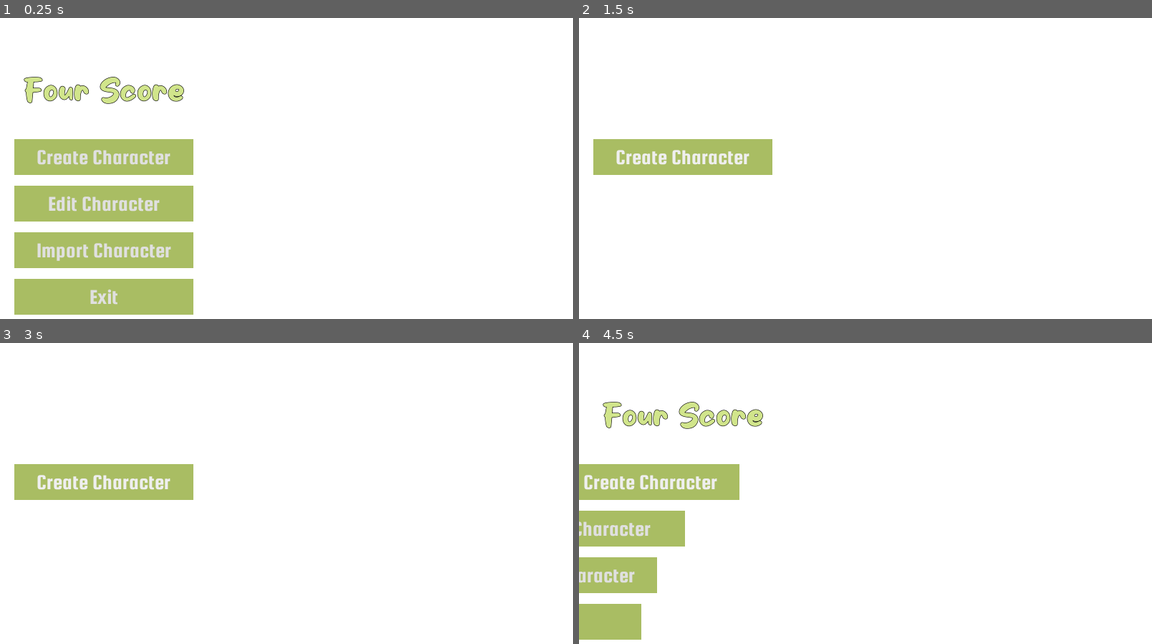
Above: before the commit, frames 1-4 (two rows, left to right).
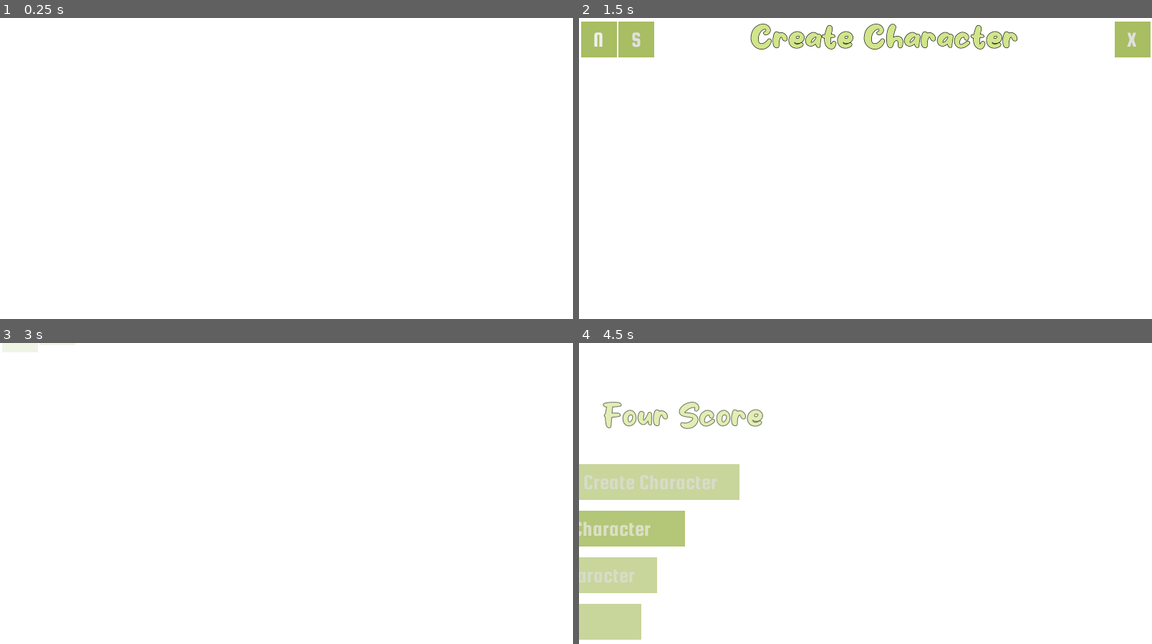
Above: after the commit, the same moments.

Repository: wamiqurrehman093/four_score
Game: Godot game, scene res://source/Main/Main.tscn
The game is run twice, just before and just after one commit, with the same random seed, the same clock (stepped at 60 frames per second) and the same inputs.
Inputs (mouse positions are in pixels of both pictures, inside the frame that each line leads up to):
- Up to frame 1 (0.25 s): no input
- Up to frame 2 (1.5 s): click "Create Character" at 0.5 s; click (596, 39) at 1.25 s, where only the run after the commit has a clickable "N"
- Up to frame 3 (3 s): click (57, 364) at 2 s, where only the run after the commit has a clickable "S"; click (555, 364) at 2.75 s, where only the run after the commit has a clickable "X"
- Up to frame 4 (4.5 s): click "Create Character" (after the commit: "Edit Character") at 3.5 s; tap Enter at 4.25 s; move the mouse to (991, 487) at 4.27 s

The runs differ from the first frame. In frame 1, 16% of the frame differs, in the area x 2-34%, y 19-99%; in frame 2, 7.5%; in frame 3, 3.6%; in frame 4, 7.1%.

Commit message:
Main Menu and Create Character Animations update

Diff:
--- a/source/Character/Create.tscn
+++ /dev/null
@@ -1,91 +0,0 @@
-[gd_scene load_steps=11 format=2]
-
-[ext_resource path="res://assets/fonts/milky_honey/MilkyHoney.ttf" type="DynamicFontData" id=1]
-[ext_resource path="res://assets/fonts/squada_one/SquadaOneRegular.ttf" type="DynamicFontData" id=2]
-
-[sub_resource type="DynamicFont" id=1]
-size = 48
-use_filter = true
-font_data = ExtResource( 2 )
-
-[sub_resource type="StyleBoxFlat" id=5]
-bg_color = Color( 0.666667, 0.745098, 0.392157, 1 )
-
-[sub_resource type="StyleBoxFlat" id=6]
-bg_color = Color( 0.666667, 0.745098, 0.392157, 1 )
-
-[sub_resource type="StyleBoxFlat" id=7]
-bg_color = Color( 0.666667, 0.745098, 0.392157, 1 )
-
-[sub_resource type="StyleBoxFlat" id=3]
-bg_color = Color( 0.666667, 0.745098, 0.392157, 1 )
-
-[sub_resource type="StyleBoxFlat" id=8]
-bg_color = Color( 0.666667, 0.745098, 0.392157, 1 )
-
-[sub_resource type="Theme" id=2]
-Button/fonts/font = SubResource( 1 )
-Button/styles/disabled = SubResource( 5 )
-Button/styles/focus = SubResource( 6 )
-Button/styles/hover = SubResource( 7 )
-Button/styles/normal = SubResource( 3 )
-Button/styles/pressed = SubResource( 8 )
-
-[sub_resource type="DynamicFont" id=9]
-size = 72
-outline_size = 1
-outline_color = Color( 0, 0, 0, 1 )
-use_filter = true
-font_data = ExtResource( 1 )
-
-[node name="Create" type="Node2D"]
-
-[node name="Menu" type="CanvasLayer" parent="."]
-
-[node name="Background" type="ColorRect" parent="Menu"]
-anchor_right = 1.0
-anchor_bottom = 1.0
-__meta__ = {
-"_edit_lock_": true
-}
-
-[node name="TitleBar" type="HBoxContainer" parent="Menu"]
-anchor_right = 1.0
-margin_left = 4.0
-margin_top = 8.0
-margin_right = -4.0
-margin_bottom = 88.0
-rect_min_size = Vector2( 0, 80 )
-theme = SubResource( 2 )
-
-[node name="New" type="Button" parent="Menu/TitleBar"]
-margin_right = 80.0
-margin_bottom = 80.0
-rect_min_size = Vector2( 80, 80 )
-text = "N"
-
-[node name="Save" type="Button" parent="Menu/TitleBar"]
-margin_left = 84.0
-margin_right = 164.0
-margin_bottom = 80.0
-rect_min_size = Vector2( 80, 80 )
-text = "S"
-
-[node name="Title" type="Label" parent="Menu/TitleBar"]
-margin_left = 168.0
-margin_right = 1188.0
-margin_bottom = 79.0
-rect_min_size = Vector2( 200, 74 )
-size_flags_horizontal = 3
-custom_colors/font_color = Color( 0.823529, 0.901961, 0.54902, 1 )
-custom_fonts/font = SubResource( 9 )
-text = "Create Character"
-align = 1
-valign = 1
-
-[node name="Exit" type="Button" parent="Menu/TitleBar"]
-margin_left = 1192.0
-margin_right = 1272.0
-margin_bottom = 80.0
-rect_min_size = Vector2( 80, 80 )
-text = "X"
--- /dev/null
+++ b/source/Character/Create/Create.tscn
@@ -0,0 +1,232 @@
+[gd_scene load_steps=14 format=2]
+
+[ext_resource path="res://assets/fonts/milky_honey/MilkyHoney.ttf" type="DynamicFontData" id=1]
+[ext_resource path="res://assets/fonts/squada_one/SquadaOneRegular.ttf" type="DynamicFontData" id=2]
+[ext_resource path="res://source/Character/Create/Menu.gd" type="Script" id=3]
+
+[sub_resource type="DynamicFont" id=1]
+size = 48
+use_filter = true
+font_data = ExtResource( 2 )
+
+[sub_resource type="StyleBoxFlat" id=5]
+bg_color = Color( 0.666667, 0.745098, 0.392157, 1 )
+
+[sub_resource type="StyleBoxFlat" id=6]
+bg_color = Color( 0.666667, 0.745098, 0.392157, 1 )
+
+[sub_resource type="StyleBoxFlat" id=7]
+bg_color = Color( 0.666667, 0.745098, 0.392157, 1 )
+
+[sub_resource type="StyleBoxFlat" id=3]
+bg_color = Color( 0.666667, 0.745098, 0.392157, 1 )
+
+[sub_resource type="StyleBoxFlat" id=8]
+bg_color = Color( 0.666667, 0.745098, 0.392157, 1 )
+
+[sub_resource type="Theme" id=2]
+Button/fonts/font = SubResource( 1 )
+Button/styles/disabled = SubResource( 5 )
+Button/styles/focus = SubResource( 6 )
+Button/styles/hover = SubResource( 7 )
+Button/styles/normal = SubResource( 3 )
+Button/styles/pressed = SubResource( 8 )
+
+[sub_resource type="DynamicFont" id=9]
+size = 72
+outline_size = 1
+outline_color = Color( 0, 0, 0, 1 )
+use_filter = true
+font_data = ExtResource( 1 )
+
+[sub_resource type="Animation" id=11]
+length = 0.001
+tracks/0/type = "value"
+tracks/0/path = NodePath("TitleBar/New:rect_position")
+tracks/0/interp = 1
+tracks/0/loop_wrap = true
+tracks/0/imported = false
+tracks/0/enabled = true
+tracks/0/keys = {
+"times": PoolRealArray( 0 ),
+"transitions": PoolRealArray( 1 ),
+"update": 0,
+"values": [ Vector2( 0, -100 ) ]
+}
+tracks/1/type = "value"
+tracks/1/path = NodePath("TitleBar/Save:rect_position")
+tracks/1/interp = 1
+tracks/1/loop_wrap = true
+tracks/1/imported = false
+tracks/1/enabled = true
+tracks/1/keys = {
+"times": PoolRealArray( 0 ),
+"transitions": PoolRealArray( 1 ),
+"update": 0,
+"values": [ Vector2( 84, -100 ) ]
+}
+tracks/2/type = "value"
+tracks/2/path = NodePath("TitleBar/Title:rect_position")
+tracks/2/interp = 1
+tracks/2/loop_wrap = true
+tracks/2/imported = false
+tracks/2/enabled = true
+tracks/2/keys = {
+"times": PoolRealArray( 0 ),
+"transitions": PoolRealArray( 1 ),
+"update": 0,
+"values": [ Vector2( 168, -100 ) ]
+}
+tracks/3/type = "value"
+tracks/3/path = NodePath("TitleBar/Exit:rect_position")
+tracks/3/interp = 1
+tracks/3/loop_wrap = true
+tracks/3/imported = false
+tracks/3/enabled = true
+tracks/3/keys = {
+"times": PoolRealArray( 0 ),
+"transitions": PoolRealArray( 1 ),
+"update": 0,
+"values": [ Vector2( 1192, -100 ) ]
+}
+tracks/4/type = "value"
+tracks/4/path = NodePath("TitleBar:modulate")
+tracks/4/interp = 1
+tracks/4/loop_wrap = true
+tracks/4/imported = false
+tracks/4/enabled = true
+tracks/4/keys = {
+"times": PoolRealArray( 0 ),
+"transitions": PoolRealArray( 1 ),
+"update": 0,
+"values": [ Color( 1, 1, 1, 0 ) ]
+}
+
+[sub_resource type="Animation" id=10]
+resource_name = "toggle"
+length = 0.2
+step = 0.01
+tracks/0/type = "value"
+tracks/0/path = NodePath("TitleBar/New:rect_position")
+tracks/0/interp = 1
+tracks/0/loop_wrap = true
+tracks/0/imported = false
+tracks/0/enabled = true
+tracks/0/keys = {
+"times": PoolRealArray( 0, 0.05 ),
+"transitions": PoolRealArray( 1, 1 ),
+"update": 0,
+"values": [ Vector2( 0, -100 ), Vector2( 0, 0 ) ]
+}
+tracks/1/type = "value"
+tracks/1/path = NodePath("TitleBar/Save:rect_position")
+tracks/1/interp = 1
+tracks/1/loop_wrap = true
+tracks/1/imported = false
+tracks/1/enabled = true
+tracks/1/keys = {
+"times": PoolRealArray( 0, 0.1 ),
+"transitions": PoolRealArray( 1, 1 ),
+"update": 0,
+"values": [ Vector2( 84, -100 ), Vector2( 84, 0 ) ]
+}
+tracks/2/type = "value"
+tracks/2/path = NodePath("TitleBar/Title:rect_position")
+tracks/2/interp = 1
+tracks/2/loop_wrap = true
+tracks/2/imported = false
+tracks/2/enabled = true
+tracks/2/keys = {
+"times": PoolRealArray( 0, 0.15 ),
+"transitions": PoolRealArray( 1, 1 ),
+"update": 0,
+"values": [ Vector2( 168, -100 ), Vector2( 168, 0 ) ]
+}
+tracks/3/type = "value"
+tracks/3/path = NodePath("TitleBar/Exit:rect_position")
+tracks/3/interp = 1
+tracks/3/loop_wrap = true
+tracks/3/imported = false
+tracks/3/enabled = true
+tracks/3/keys = {
+"times": PoolRealArray( 0, 0.2 ),
+"transitions": PoolRealArray( 1, 1 ),
+"update": 0,
+"values": [ Vector2( 1192, -100 ), Vector2( 1192, 0 ) ]
+}
+tracks/4/type = "value"
+tracks/4/path = NodePath("TitleBar:modulate")
+tracks/4/interp = 1
+tracks/4/loop_wrap = true
+tracks/4/imported = false
+tracks/4/enabled = true
+tracks/4/keys = {
+"times": PoolRealArray( 0, 0.1 ),
+"transitions": PoolRealArray( 1, 1 ),
+"update": 0,
+"values": [ Color( 1, 1, 1, 0 ), Color( 1, 1, 1, 1 ) ]
+}
+
+[node name="Create" type="Node2D"]
+
+[node name="Menu" type="CanvasLayer" parent="."]
+script = ExtResource( 3 )
+
+[node name="Background" type="ColorRect" parent="Menu"]
+anchor_right = 1.0
+anchor_bottom = 1.0
+__meta__ = {
+"_edit_lock_": true
+}
+
+[node name="TitleBar" type="HBoxContainer" parent="Menu"]
+modulate = Color( 1, 1, 1, 0 )
+anchor_right = 1.0
+margin_left = 4.0
+margin_top = 8.0
+margin_right = -4.0
+margin_bottom = 88.0
+rect_min_size = Vector2( 0, 80 )
+theme = SubResource( 2 )
+
+[node name="New" type="Button" parent="Menu/TitleBar"]
+margin_top = -100.0
+margin_right = 80.0
+margin_bottom = -20.0
+rect_min_size = Vector2( 80, 80 )
+text = "N"
+
+[node name="Save" type="Button" parent="Menu/TitleBar"]
+margin_left = 84.0
+margin_top = -100.0
+margin_right = 164.0
+margin_bottom = -20.0
+rect_min_size = Vector2( 80, 80 )
+text = "S"
+
+[node name="Title" type="Label" parent="Menu/TitleBar"]
+margin_left = 168.0
+margin_top = -100.0
+margin_right = 1188.0
+margin_bottom = -21.0
+rect_min_size = Vector2( 200, 74 )
+size_flags_horizontal = 3
+custom_colors/font_color = Color( 0.823529, 0.901961, 0.54902, 1 )
+custom_fonts/font = SubResource( 9 )
+text = "Create Character"
+align = 1
+valign = 1
+
+[node name="Exit" type="Button" parent="Menu/TitleBar"]
+margin_left = 1192.0
+margin_top = -100.0
+margin_right = 1272.0
+margin_bottom = -20.0
+rect_min_size = Vector2( 80, 80 )
+text = "X"
+
+[node name="AnimationPlayer" type="AnimationPlayer" parent="Menu"]
+anims/RESET = SubResource( 11 )
+anims/toggle = SubResource( 10 )
+
+[connection signal="pressed" from="Menu/TitleBar/Exit" to="Menu" method="_on_Exit_pressed"]
--- /dev/null
+++ b/source/Character/Create/Menu.gd
@@ -0,0 +1,20 @@
+extends CanvasLayer
+
+var command = null
+
+onready var anim_player = $AnimationPlayer
+onready var title_bar = $TitleBar
+
+func _ready():
+	yield(get_tree().create_timer(0.25), "timeout")
+	anim_player.play("toggle")
+	anim_player.connect("animation_finished", self, "anim_finished")
+
+func _on_Exit_pressed():
+	anim_player.play_backwards("toggle")
+	command = "Exit"
+
+func anim_finished(anim_name):
+	if anim_name == "toggle":
+		if command == "Exit":
+			get_tree().change_scene("res://source/Main/Main.tscn")
--- a/source/Main/Main.tscn
+++ b/source/Main/Main.tscn
@@ -52,7 +52,7 @@
 "times": PoolRealArray( 0 ),
 "transitions": PoolRealArray( 1 ),
 "update": 0,
-"values": [ Vector2( 32, 92 ) ]
+"values": [ Vector2( -400, 92 ) ]
 }
 tracks/1/type = "value"
 tracks/1/path = NodePath("Buttons/Create:rect_position")
@@ -64,7 +64,7 @@
 "times": PoolRealArray( 0 ),
 "transitions": PoolRealArray( 1 ),
 "update": 0,
-"values": [ Vector2( 0, 0 ) ]
+"values": [ Vector2( -440, 0 ) ]
 }
 tracks/2/type = "value"
 tracks/2/path = NodePath("Buttons/Edit:rect_position")
@@ -76,7 +76,7 @@
 "times": PoolRealArray( 0 ),
 "transitions": PoolRealArray( 1 ),
 "update": 0,
-"values": [ Vector2( 0, 104 ) ]
+"values": [ Vector2( -440, 104 ) ]
 }
 tracks/3/type = "value"
 tracks/3/path = NodePath("Buttons/Import:rect_position")
@@ -88,7 +88,7 @@
 "times": PoolRealArray( 0 ),
 "transitions": PoolRealArray( 1 ),
 "update": 0,
-"values": [ Vector2( 0, 208 ) ]
+"values": [ Vector2( -440, 208 ) ]
 }
 tracks/4/type = "value"
 tracks/4/path = NodePath("Buttons/Exit:rect_position")
@@ -100,7 +100,31 @@
 "times": PoolRealArray( 0 ),
 "transitions": PoolRealArray( 1 ),
 "update": 0,
-"values": [ Vector2( 0, 312 ) ]
+"values": [ Vector2( -440, 312 ) ]
+}
+tracks/5/type = "value"
+tracks/5/path = NodePath("Buttons:modulate")
+tracks/5/interp = 1
+tracks/5/loop_wrap = true
+tracks/5/imported = false
+tracks/5/enabled = true
+tracks/5/keys = {
+"times": PoolRealArray( 0 ),
+"transitions": PoolRealArray( 1 ),
+"update": 0,
+"values": [ Color( 1, 1, 1, 0 ) ]
+}
+tracks/6/type = "value"
+tracks/6/path = NodePath("Heading:modulate")
+tracks/6/interp = 1
+tracks/6/loop_wrap = true
+tracks/6/imported = false
+tracks/6/enabled = true
+tracks/6/keys = {
+"times": PoolRealArray( 0 ),
+"transitions": PoolRealArray( 1 ),
+"update": 0,
+"values": [ Color( 1, 1, 1, 0 ) ]
 }
 
 [sub_resource type="Animation" id=10]
@@ -167,6 +191,30 @@
 "update": 0,
 "values": [ Vector2( -440, 312 ), Vector2( 0, 312 ) ]
 }
+tracks/5/type = "value"
+tracks/5/path = NodePath("Buttons:modulate")
+tracks/5/interp = 1
+tracks/5/loop_wrap = true
+tracks/5/imported = false
+tracks/5/enabled = true
+tracks/5/keys = {
+"times": PoolRealArray( 0, 0.13 ),
+"transitions": PoolRealArray( 1, 1 ),
+"update": 0,
+"values": [ Color( 1, 1, 1, 0 ), Color( 1, 1, 1, 1 ) ]
+}
+tracks/6/type = "value"
+tracks/6/path = NodePath("Heading:modulate")
+tracks/6/interp = 1
+tracks/6/loop_wrap = true
+tracks/6/imported = false
+tracks/6/enabled = true
+tracks/6/keys = {
+"times": PoolRealArray( 0, 0.13 ),
+"transitions": PoolRealArray( 1, 1 ),
+"update": 0,
+"values": [ Color( 1, 1, 1, 0 ), Color( 1, 1, 1, 1 ) ]
+}
 
 [node name="Main" type="Node2D"]
 script = ExtResource( 3 )
@@ -182,9 +230,9 @@
 }
 
 [node name="Heading" type="Label" parent="Menu"]
-margin_left = 32.0
+modulate = Color( 1, 1, 1, 0 )
+margin_left = -400.0
 margin_top = 92.0
-margin_right = 432.0
 margin_bottom = 240.0
 rect_min_size = Vector2( 400, 148 )
 custom_colors/font_color = Color( 0.823529, 0.901961, 0.54902, 1 )
@@ -194,6 +242,7 @@
 valign = 1
 
 [node name="Buttons" type="VBoxContainer" parent="Menu"]
+modulate = Color( 1, 1, 1, 0 )
 anchor_top = 1.0
 anchor_bottom = 1.0
 margin_left = 32.0
@@ -205,28 +254,32 @@
 custom_constants/separation = 24
 
 [node name="Create" type="Button" parent="Menu/Buttons"]
-margin_right = 400.0
+margin_left = -440.0
+margin_right = -40.0
 margin_bottom = 80.0
 rect_min_size = Vector2( 400, 80 )
 text = "Create Character"
 
 [node name="Edit" type="Button" parent="Menu/Buttons"]
+margin_left = -440.0
 margin_top = 104.0
-margin_right = 400.0
+margin_right = -40.0
 margin_bottom = 184.0
 rect_min_size = Vector2( 400, 80 )
 text = "Edit Character"
 
 [node name="Import" type="Button" parent="Menu/Buttons"]
+margin_left = -440.0
 margin_top = 208.0
-margin_right = 400.0
+margin_right = -40.0
 margin_bottom = 288.0
 rect_min_size = Vector2( 400, 80 )
 text = "Import Character"
 
 [node name="Exit" type="Button" parent="Menu/Buttons"]
+margin_left = -440.0
 margin_top = 312.0
-margin_right = 400.0
+margin_right = -40.0
 margin_bottom = 392.0
 rect_min_size = Vector2( 400, 80 )
 text = "Exit"
--- a/source/Main/Menu.gd
+++ b/source/Main/Menu.gd
@@ -18,6 +18,8 @@
 func anim_finished(_anim_name):
 	if command == "Exit":
 		get_tree().quit()
+	if command == "Create":
+		get_tree().change_scene("res://source/Character/Create/Create.tscn")
 
 func button_pressed(button_name):
 	command = button_name
